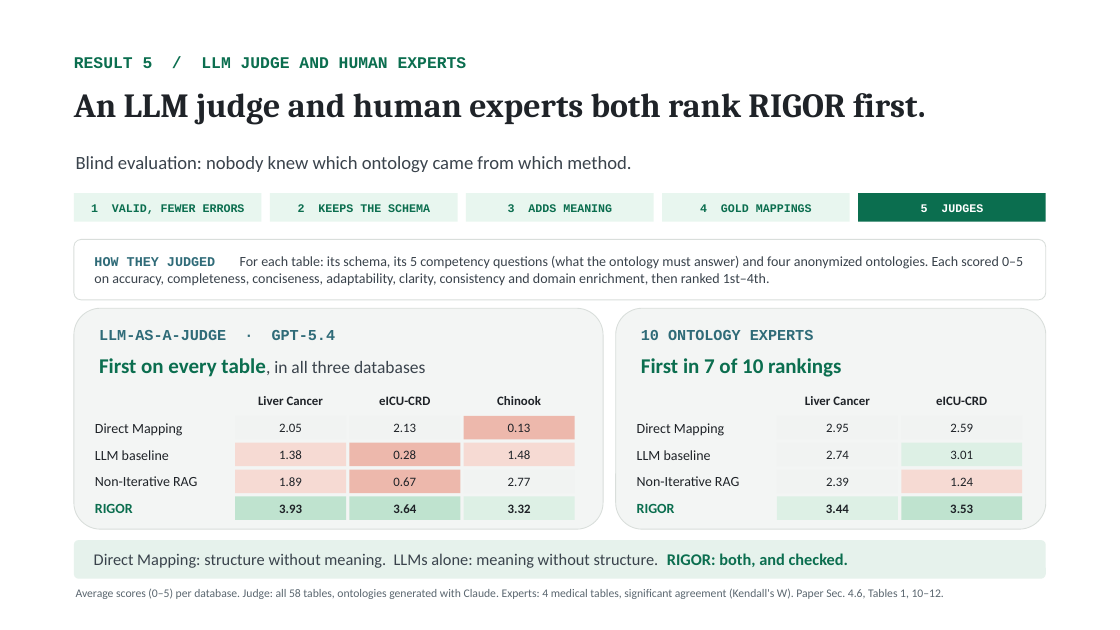
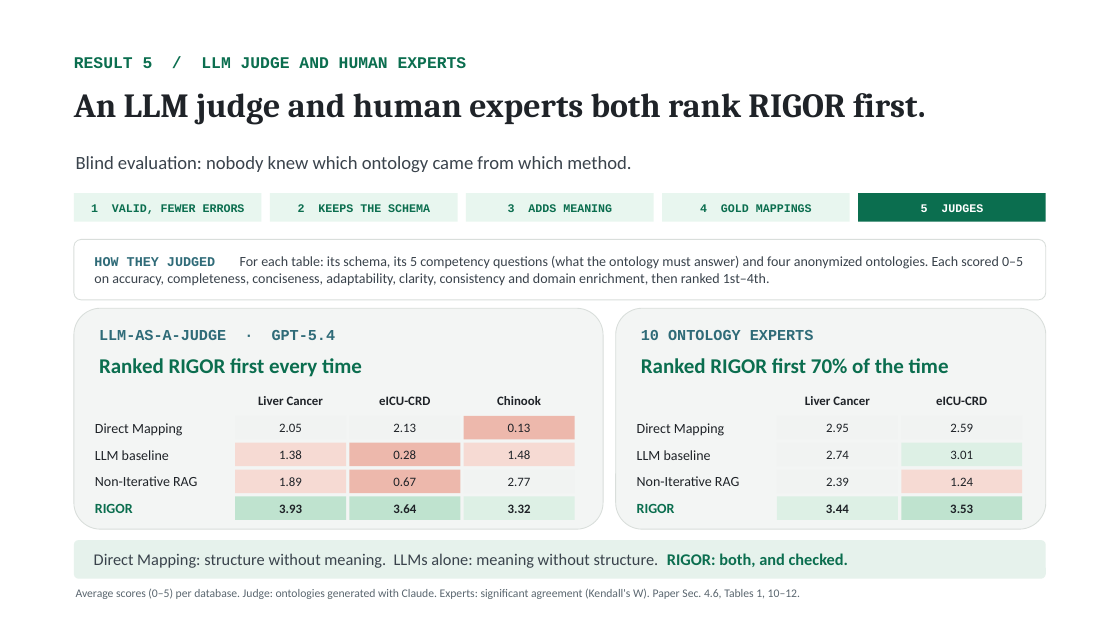
Before and after one commit to NadeenAhmad/rigor_private, a slide deck: slide 1 of presentation/RIGOR_result5_judges.pptx. Drawn at 1120x630 pixels with LibreOffice and Linux fonts; fonts in the diff are those of the drawing. Boxes give left, top, right and bottom in pixels: in the first picture for what was removed or moved away, otherwise in the second. Text is boxed around its words. In the diff, an @@ line names an element or a change of style, - is before the commit and + after.

```diff
--- a/presentation/RIGOR_result5_judges.pptx
+++ b/presentation/RIGOR_result5_judges.pptx
@@ text at box(99, 358, 362, 377): text changed; size 15 to 18 pt; text colour #3A434C to #0B6E4F; bold on @@
-First on every table, in all three databases
+Ranked RIGOR first every time
@@ text at box(641, 358, 949, 373): text changed @@
-First in 7 of 10 rankings
+Ranked RIGOR first 70% of the time
@@ text at box(76, 588, 800, 599): text changed @@
-Average scores (0–5) per database. Judge: all 58 tables, ontologies generated with Claude. Experts: 4 medical tables, significant agreement (Kendall's W). Paper Sec. 4.6, Tables 1, 10–12.
+Average scores (0–5) per database. Judge: ontologies generated with Claude. Experts: significant agreement (Kendall's W). Paper Sec. 4.6, Tables 1, 10–12.
```
Also in this commit, not shown: 10 other files.
